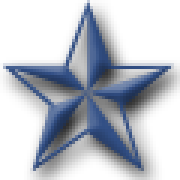
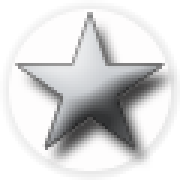
Layer changes from the first w=180, h=180 image to the second:
added layer "Color Fill 1 copy 2" above "Color Fill 1 copy" over [15, 12, 165, 150]
hid "Shape 2", painted on it over [0, 0, 174, 174]
added layer "Shape 3" over [0, 0, 180, 180]
